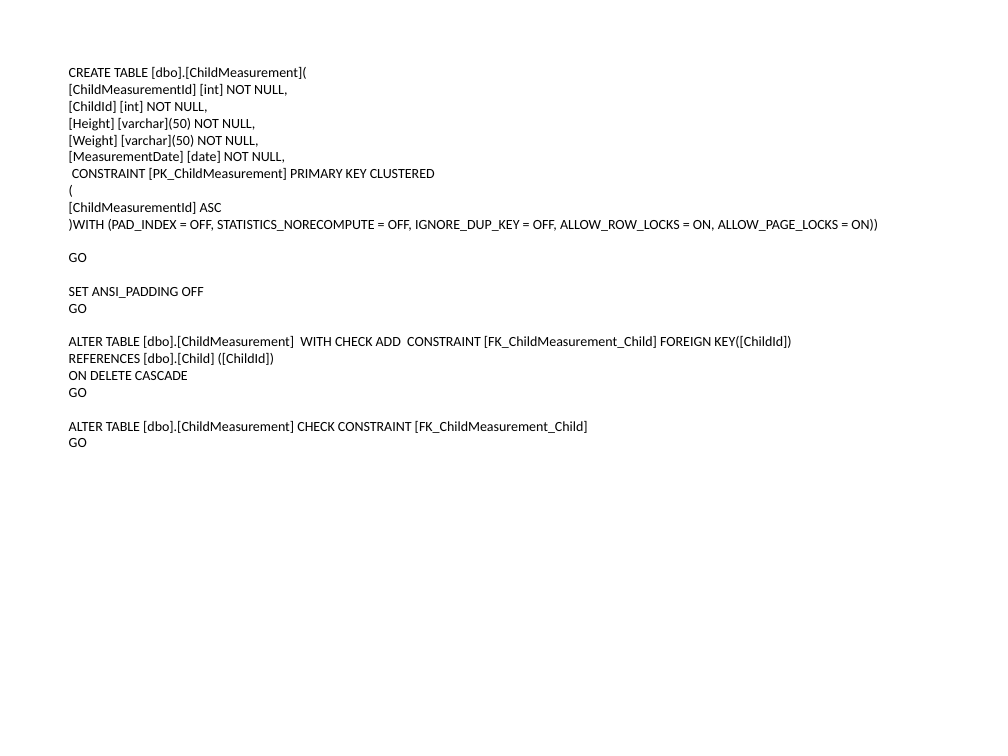
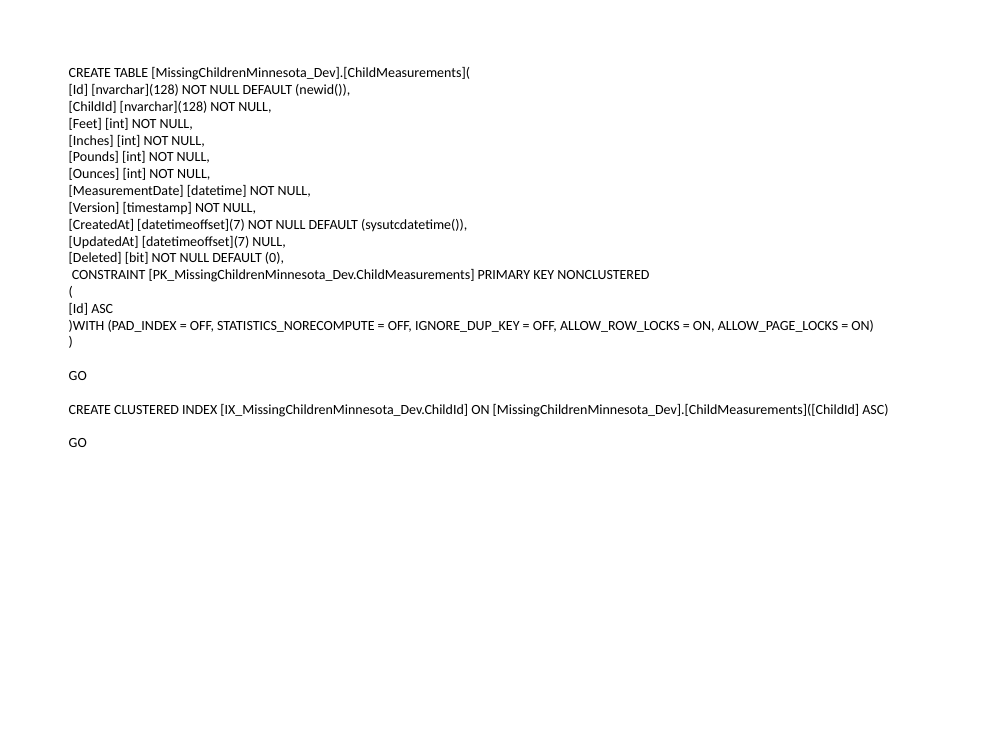
Before and after one commit to Magenic/MissingChildrenMinnesota, a slide deck: slide 10 of Docs/MCM Application Flow.pptx (slide 7 before the commit). Drawn at 1008x756 pixels with LibreOffice and Linux fonts; fonts in the diff are those of the drawing. Boxes give left, top, right and bottom in pixels: in the first picture for what was removed or moved away, otherwise in the second. Text is boxed around its words. In the diff, an @@ line names an element or a change of style, - is before the commit and + after.

```diff
--- a/Docs/MCM Application Flow.pptx
+++ b/Docs/MCM Application Flow.pptx
@@ text at box(69, 67, 649, 282): text changed @@
-CREATE TABLE [dbo].[ChildMeasurement](
-[ChildMeasurementId] [int] NOT NULL,
-[ChildId] [int] NOT NULL,
-[Height] [varchar](50) NOT NULL,
-[Weight] [varchar](50) NOT NULL,
-[MeasurementDate] [date] NOT NULL,
-CONSTRAINT [PK_ChildMeasurement] PRIMARY KEY CLUSTERED
+CREATE TABLE [MissingChildrenMinnesota_Dev].[ChildMeasurements](
+[Id] [nvarchar](128) NOT NULL DEFAULT (newid()),
+[ChildId] [nvarchar](128) NOT NULL,
+[Feet] [int] NOT NULL,
+[Inches] [int] NOT NULL,
+[Pounds] [int] NOT NULL,
+[Ounces] [int] NOT NULL,
+[MeasurementDate] [datetime] NOT NULL,
+[Version] [timestamp] NOT NULL,
+[CreatedAt] [datetimeoffset](7) NOT NULL DEFAULT (sysutcdatetime()),
+[UpdatedAt] [datetimeoffset](7) NULL,
+[Deleted] [bit] NOT NULL DEFAULT (0),
+CONSTRAINT [PK_MissingChildrenMinnesota_Dev.ChildMeasurements] PRIMARY KEY NONCLUSTERED
@@ text at box(69, 303, 873, 332): text changed @@
-[ChildMeasurementId] ASC
-)WITH (PAD_INDEX = OFF, STATISTICS_NORECOMPUTE = OFF, IGNORE_DUP_KEY = OFF, ALLOW_ROW_LOCKS = ON, ALLOW_PAGE_LOCKS = ON))
+[Id] ASC
+)WITH (PAD_INDEX = OFF, STATISTICS_NORECOMPUTE = OFF, IGNORE_DUP_KEY = OFF, ALLOW_ROW_LOCKS = ON, ALLOW_PAGE_LOCKS = ON)
+)
@@ text at box(69, 336, 791, 447): paragraphs removed @@
-ALTER TABLE [dbo].[ChildMeasurement] WITH CHECK ADD CONSTRAINT [FK_ChildMeasurement_Child] FOREIGN KEY([ChildId])
-REFERENCES [dbo].[Child] ([ChildId])
-ON DELETE CASCADE
-GO
-ALTER TABLE [dbo].[ChildMeasurement] CHECK CONSTRAINT [FK_ChildMeasurement_Child]
-GO
@@ text at box(69, 404, 888, 417): text changed @@
-SET ANSI_PADDING OFF
+CREATE CLUSTERED INDEX [IX_MissingChildrenMinnesota_Dev.ChildId] ON [MissingChildrenMinnesota_Dev].[ChildMeasurements]([ChildId] ASC)
```
Also in this commit, not shown: 3 other slides changed, 4 slides added, 3 slides removed.
